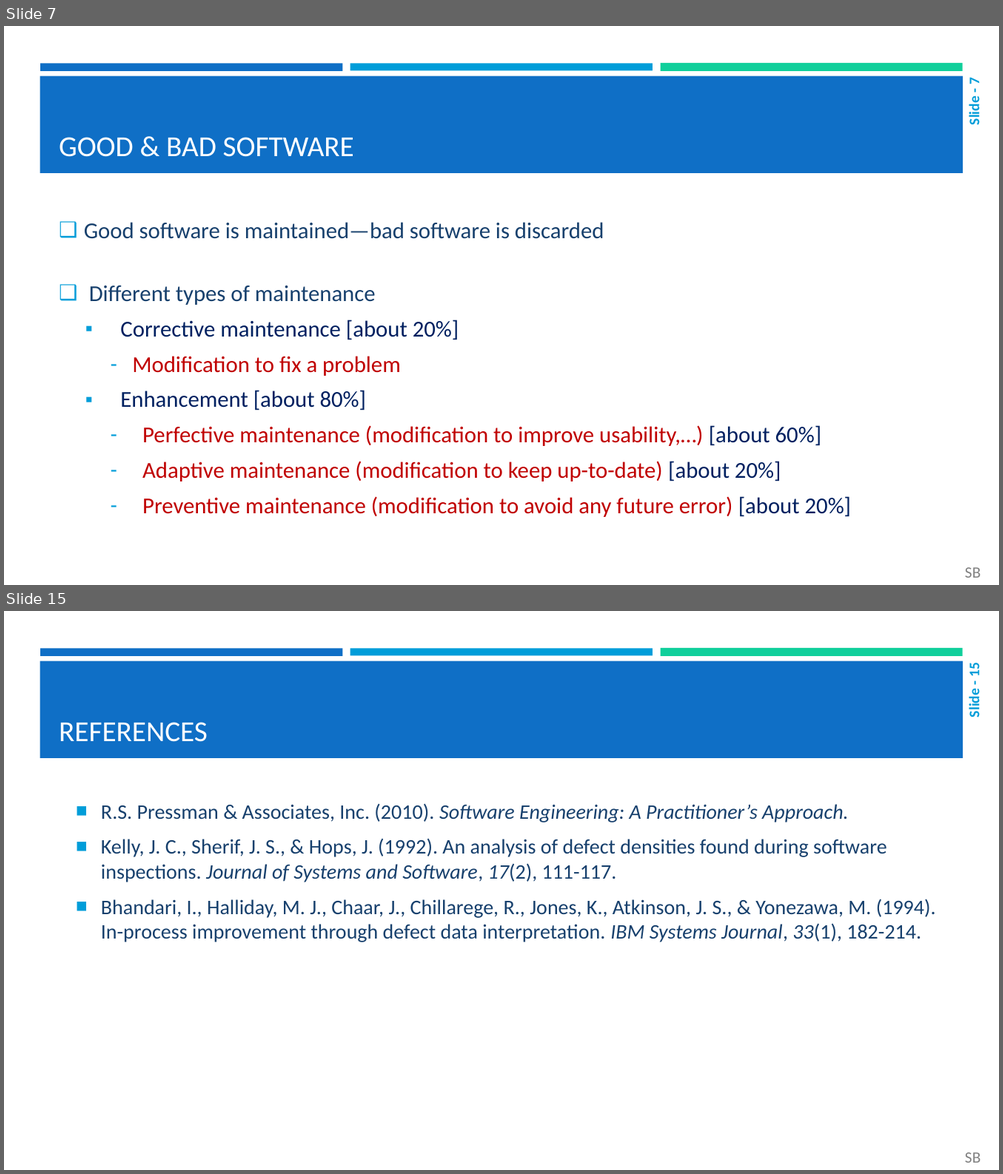
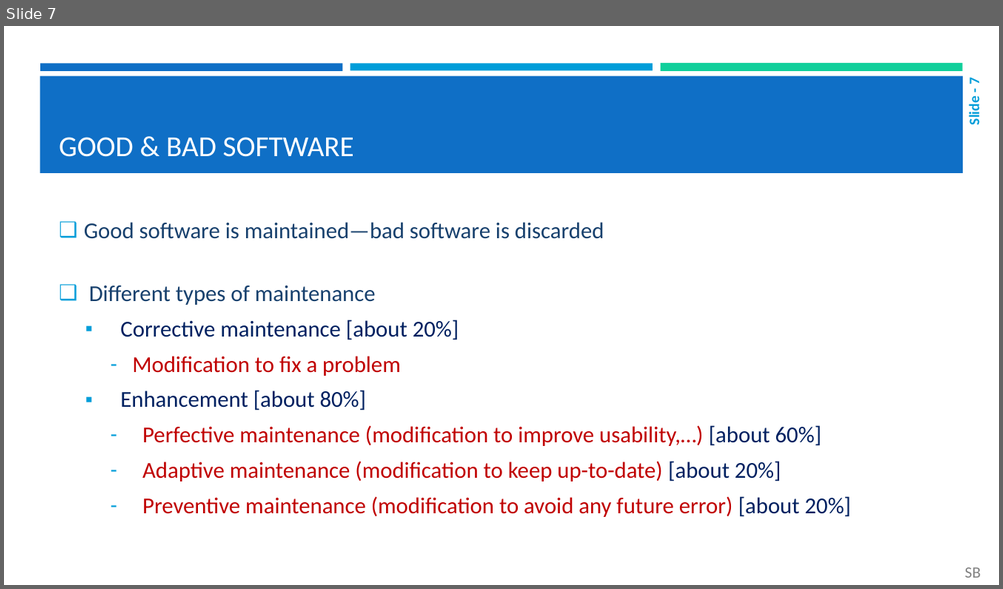
Before and after one commit to borshon56/LabTask1, a slide deck: SE - L01 - Software and Software Engineering_updated.pptx. Shown one above the other, each under a label of ours: slides 7 and 15 before the commit, slide 7 after it; the slides between them are not shown. The pictures are 1003x1174 and 1003x589 pixels, drawn with LibreOffice and Linux fonts; fonts in the diff are those of the drawing. Boxes give left, top, right and bottom in pixels: in the first picture for what was removed or moved away, otherwise in the second. Text is boxed around its words. In the diff, an @@ line names an element or a change of style, - is before the commit and + after.

```diff
--- a/SE - L01 - Software and Software Engineering_updated.pptx
+++ b/SE - L01 - Software and Software Engineering_updated.pptx
@@ slide 15 removed at (x1=4, y1=611, x2=999, y2=1170), background #FFFFFF; not listed: 4 template elements that a slide beside it also shows @@
@@ text removed at (x1=965, y1=664, x2=983, y2=717) @@
-Slide - 15
@@ title removed at (x1=59, y1=722, x2=208, y2=742) @@
-REFERENCES
@@ text removed at (x1=101, y1=803, x2=936, y2=943) @@
-■ R.S. Pressman & Associates, Inc. (2010). Software Engineering: A Practitioner’s Approach.
-■ Kelly, J. C., Sherif, J. S., & Hops, J. (1992). An analysis of defect densities found during software inspections. Journal of Systems and Software, 17(2), 111-117.
-■ Bhandari, I., Halliday, M. J., Chaar, J., Chillarege, R., Jones, K., Atkinson, J. S., & Yonezawa, M. (1994).
-  In-process improvement through defect data interpretation. IBM Systems Journal, 33(1), 182-214.
@@ text removed at (x1=965, y1=1153, x2=980, y2=1163) @@
-SB
```
Also in this commit, not shown: 1 slide changed, 7 other slides removed.
